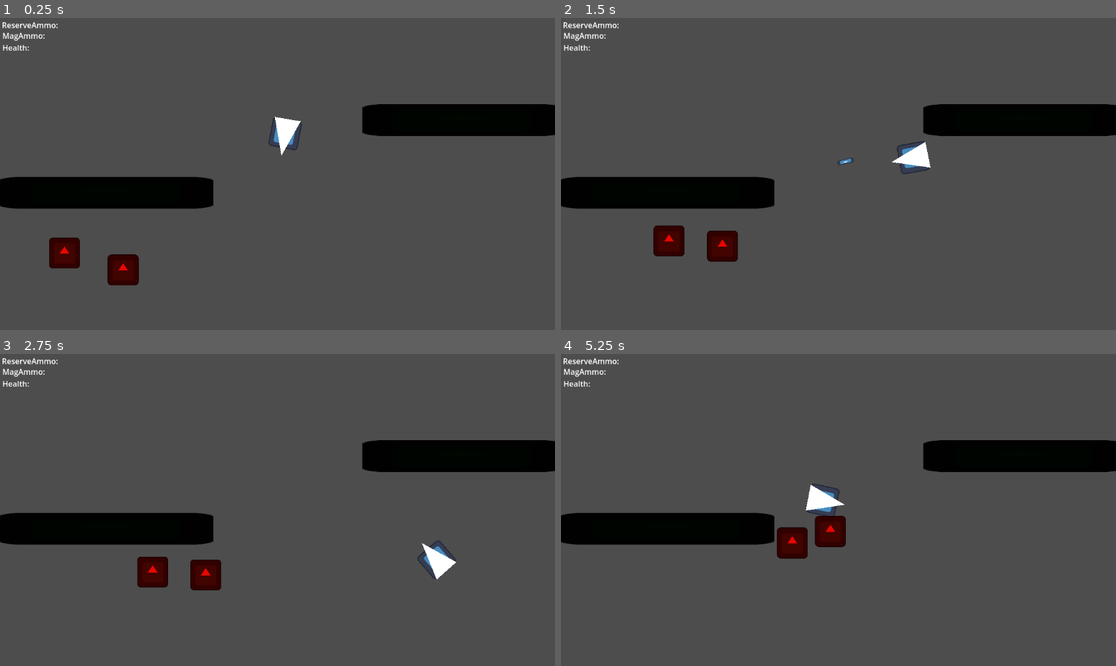
Above: before the commit, frames 1-4 (two rows, left to right).
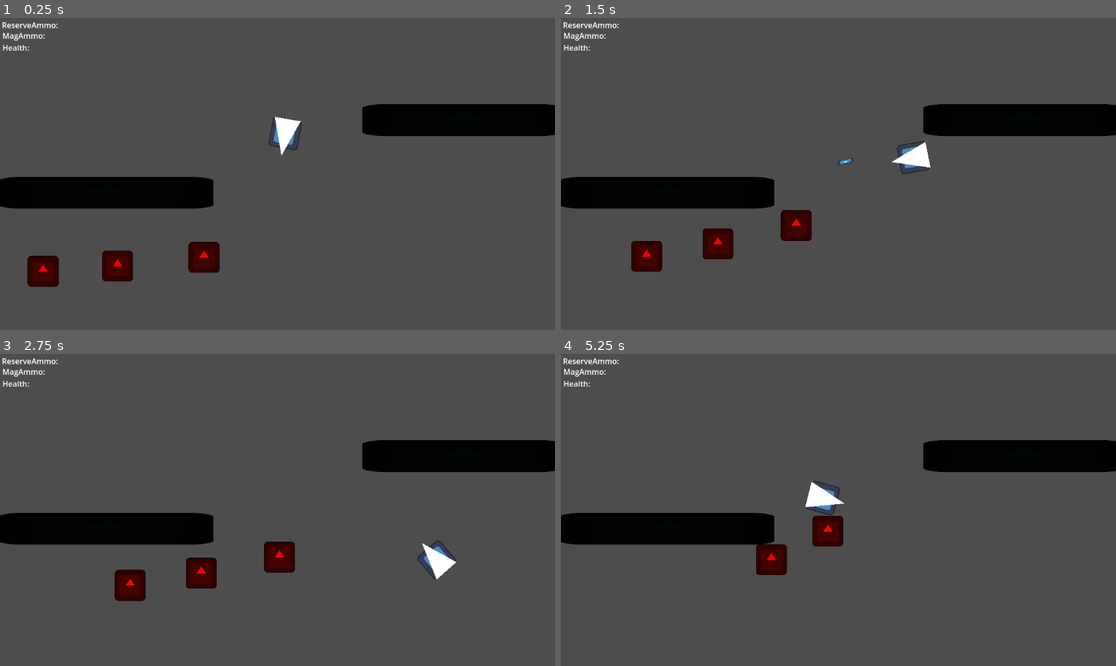
Above: after the commit, the same moments.

Repository: TheWhiteWolf0/Shooter-Game
Game: Godot game, scene res://Scenes/test_scence.tscn
Two runs of this game, one before a commit and one after it. Both use one fixed random seed, a clock stepped at 60 frames per second and the inputs below. This scene is started directly instead of the project's main scene. The engine's default icon, where the game draws it, is replaced by a stand-in: a white triangle on a blue panel in a dark square.
Inputs (mouse positions are in pixels of both pictures, inside the frame that each line leads up to):
- Up to frame 1 (0.25 s): no input
- Up to frame 2 (1.5 s): move the mouse to (960, 158) at 0.52 s; hold D (Right) 0.53-1.28 s; click (960, 158) at 0.6 s; move the mouse to (727, 189) at 1.27 s; hold S (Down) from 1.28 s (still down); click (727, 189) at 1.35 s
- Up to frame 3 (2.75 s): move the mouse to (333, 441) at 2.02 s; release S (Down) at 2.03 s; hold D (Right) from 2.03 s (still down); click (333, 441) at 2.1 s
- Up to frame 4 (5.25 s): move the mouse to (810, 572) at 2.77 s; release D (Right) at 2.78 s; hold W (Up) 2.78-3.53 s; click (810, 572) at 2.85 s; move the mouse to (1005, 556) at 3.52 s; hold A (Left) 3.53-5.03 s; click (1005, 556) at 3.6 s; move the mouse to (672, 463) at 4.27 s; click (672, 463) at 4.35 s; move the mouse to (866, 510) at 5.02 s; hold S (Down) from 5.03 s (still down); click (866, 510) at 5.1 s

The runs differ from the first frame. In frame 1, 1.9% of the frame differs, in the area x 4-40%, y 70-87%; in frame 2, 1.8%; in frame 3, 1.8%; in frame 4, 1.3%.

Commit message:
Enemy(Chase) now disappear when hit

Diff:
--- a/shootergame/Scenes/enemy(chase).tscn
+++ b/shootergame/Scenes/enemy(chase).tscn
@@ -1,10 +1,13 @@
-[gd_scene load_steps=4 format=3 uid="uid://1culhx83bl5l"]
+[gd_scene load_steps=5 format=3 uid="uid://1culhx83bl5l"]
 
 [ext_resource type="Script" uid="uid://coo5demru8hfy" path="res://Scripts/Enemy(Chase).gd" id="1_d570n"]
 [ext_resource type="Texture2D" uid="uid://cararyfg0c133" path="res://Sprite Frames/icon.svg" id="2_5476s"]
 
 [sub_resource type="RectangleShape2D" id="RectangleShape2D_s0lla"]
-size = Vector2(117, 118)
+size = Vector2(131.629, 133.623)
+
+[sub_resource type="RectangleShape2D" id="RectangleShape2D_d570n"]
+size = Vector2(131.629, 133.623)
 
 [node name="EnemyChase" type="CharacterBody2D"]
 scale = Vector2(0.50141, 0.50141)
@@ -13,9 +16,19 @@
 [node name="NavigationAgent2D" type="NavigationAgent2D" parent="."]
 
 [node name="CollisionShape2D" type="CollisionShape2D" parent="."]
-position = Vector2(0.5, 1)
+position = Vector2(2.13973e-06, 0.997192)
+scale = Vector2(1, 1)
 shape = SubResource("RectangleShape2D_s0lla")
 
 [node name="Sprite2D" type="Sprite2D" parent="."]
 modulate = Color(0.917647, 0.027451, 0, 1)
 texture = ExtResource("2_5476s")
+
+[node name="Area2D" type="Area2D" parent="."]
+
+[node name="CollisionShape2D" type="CollisionShape2D" parent="Area2D"]
+position = Vector2(-3.56622e-06, 0.997193)
+scale = Vector2(0.999999, 0.999999)
+shape = SubResource("RectangleShape2D_d570n")
+
+[connection signal="area_entered" from="Area2D" to="." method="_on_area_2d_area_entered"]
--- a/shootergame/Scenes/test_scence.tscn
+++ b/shootergame/Scenes/test_scence.tscn
@@ -50,9 +50,13 @@
 scale = Vector2(0.48, 0.48)
 
 [node name="EnemyChase" parent="." node_paths=PackedStringArray("target_to_chase") instance=ExtResource("3_ud2or")]
-position = Vector2(117, 493)
+position = Vector2(73, 532)
 target_to_chase = NodePath("../Player")
 
 [node name="EnemyChase2" parent="." node_paths=PackedStringArray("target_to_chase") instance=ExtResource("3_ud2or")]
-position = Vector2(241, 533)
+position = Vector2(229, 524)
 target_to_chase = NodePath("../Player")
+
+[node name="EnemyChase3" parent="." node_paths=PackedStringArray("target_to_chase") instance=ExtResource("3_ud2or")]
+position = Vector2(414, 512)
+target_to_chase = NodePath("../Player")
--- a/shootergame/Scripts/Enemy(Chase).gd
+++ b/shootergame/Scripts/Enemy(Chase).gd
@@ -32,8 +32,11 @@
 	velocity = global_position.direction_to(navigation_agent_2d.get_next_path_position()) * SPEED
 	move_and_slide()
 
-func _on_body_entered(body: Node2D) -> void:
-	if body is CharacterBody2D:
-		print("Hit")
-		$".".queue_free()
+
+
+
+
+func _on_area_2d_area_entered(area: Area2D) -> void:
+	print("Hmmm")
+	queue_free()
 	pass # Replace with function body.
